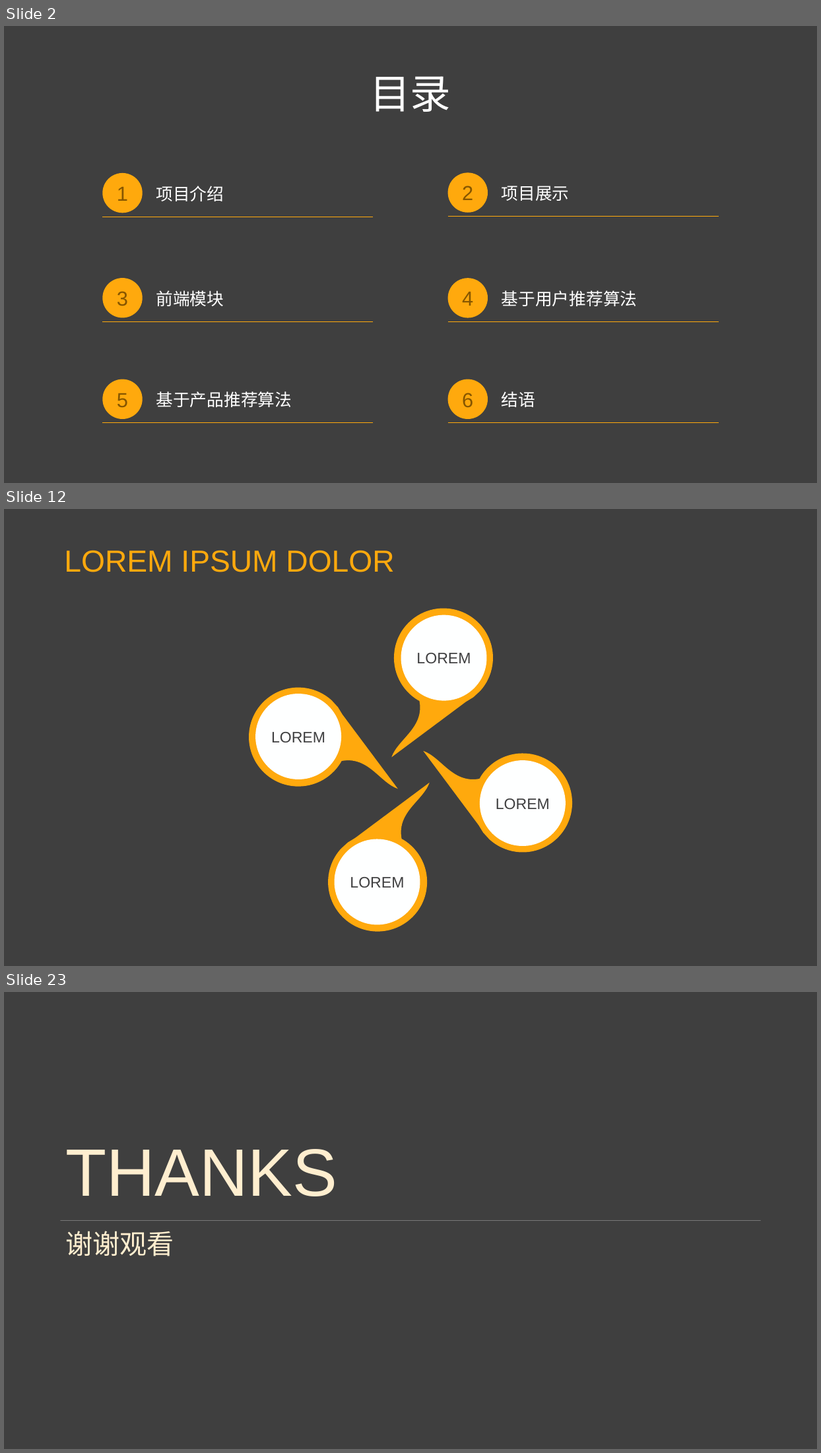
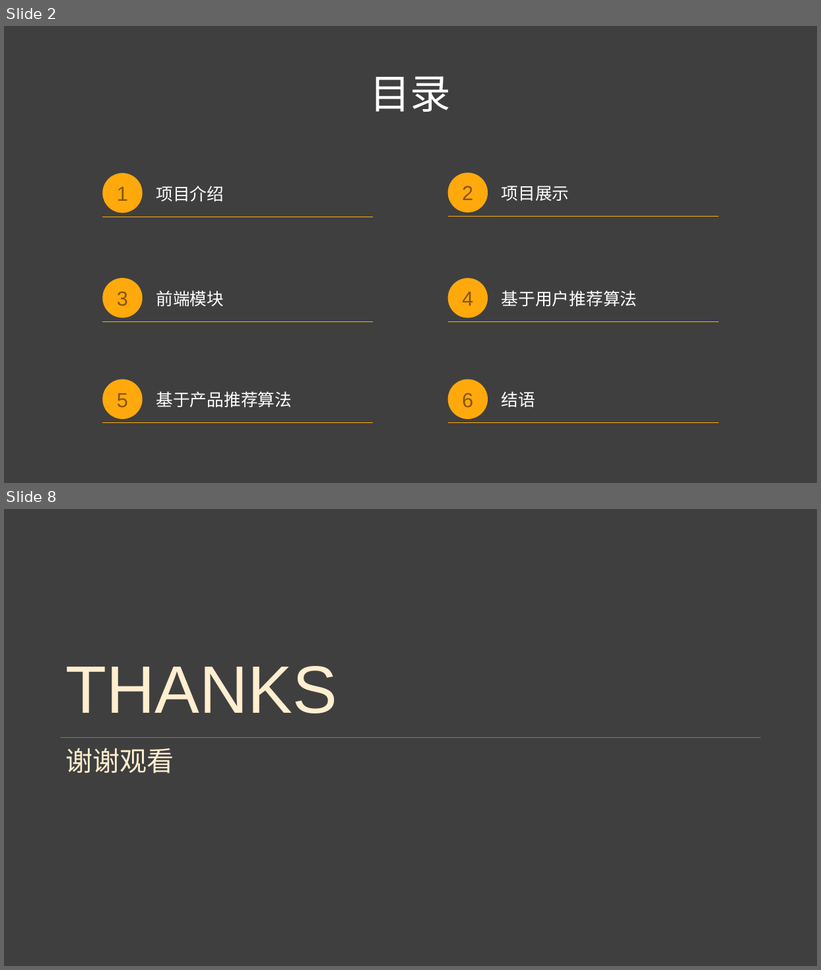
Before and after one commit to bigDataMLProject/Shrimp_hust, a slide deck: Shrimp_hust.pptx. Shown one above the other, each under a label of ours: slides 2, 12 and 23 before the commit, slides 2 and 8 after it; the slides between them are not shown. The pictures are 821x1453 and 821x970 pixels, drawn with LibreOffice and Linux fonts; fonts in the diff are those of the drawing; background and template pictures are left out. Boxes give left, top, right and bottom in pixels: in the first picture for what was removed or moved away, otherwise in the second. Text is boxed around its words. In the diff, an @@ line names an element or a change of style, - is before the commit and + after.

```diff
--- a/Shrimp_hust.pptx
+++ b/Shrimp_hust.pptx
@@ slide 12 removed at box(4, 509, 817, 966), background picture (left out) @@
@@ text removed at box(64, 550, 394, 572) @@
-LOREM IPSUM DOLOR
@@ freeform shape removed at box(380, 602, 500, 770) @@
@@ freeform shape removed at box(401, 615, 487, 701) @@
-LOREM
@@ freeform shape removed at box(242, 681, 411, 801) @@
@@ freeform shape removed at box(256, 694, 342, 780) @@
-LOREM
@@ freeform shape removed at box(411, 739, 580, 859) @@
@@ freeform shape removed at box(480, 760, 566, 846) @@
-LOREM
@@ freeform shape removed at box(322, 770, 442, 938) @@
@@ freeform shape removed at box(335, 840, 420, 925) @@
-LOREM
@@ what was slide 23 is now slide 8 @@
```
Also in this commit, not shown: 1 slide changed, 5 slides added, 19 other slides removed, 2 other files.
